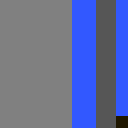
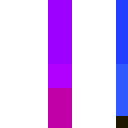
The second w=128, h=128 image is a revision of the first. Changes to its layers:
showed "Dark" over [0, 0, 128, 64]
painted on "Background" over [0, 0, 116, 128]
